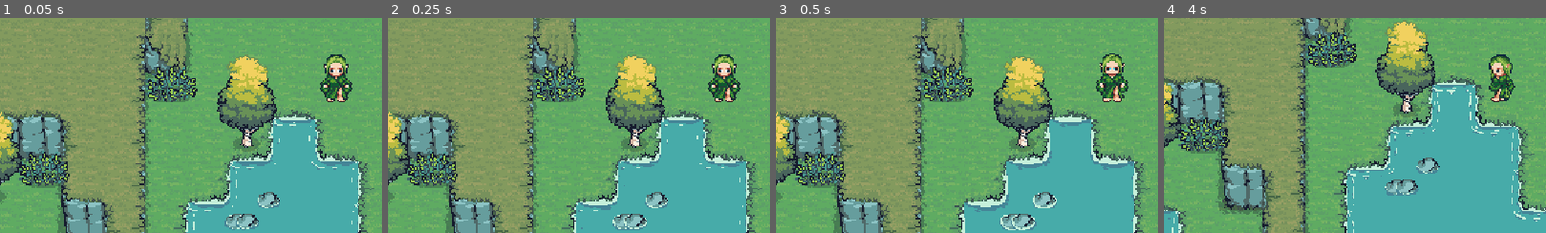
Above: before the commit, frames 1-4 (left to right).
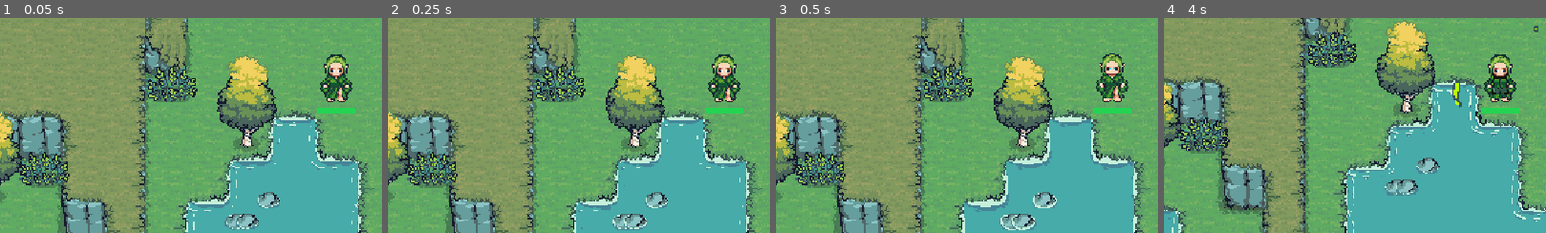
Above: after the commit, the same moments.

Repository: triqanforwork-collab/2DGameProject
Game: Godot game, scene res://scenes/regions/LifeRegion.tscn
Two runs of this game, one before a commit and one after it. Both use one fixed random seed, a clock stepped at 60 frames per second and the inputs below. This scene is started directly instead of the project's main scene.
Inputs (mouse positions are % of the whole screen's width and height, from its top left):
- Up to frame 1 (0.05 s): no input
- Up to frame 2 (0.25 s): no input
- Up to frame 3 (0.5 s): no input
- Up to frame 4 (4 s): tap Enter at 0.5 s; move the mouse to (72, 45) at 0.52 s; hold D (move_right) 0.53-1.28 s; tap Space (attack) at 0.6, 2.3, 2.85 s; click (72, 45) at 0.67 s; tap Shift (dash) at 0.8, 1.35, 3.05, 3.6 s; move the mouse to (30, 55) at 1.27 s; hold S (move_down) 1.28-2.03 s; tap H (heal, bound only after the commit) at 1.55, 2.1, 3.8 s; move the mouse to (60, 28) at 2.02 s; hold D (move_right) 2.03-2.78 s; move the mouse to (45, 70) at 2.77 s; hold W (move_up) 2.78-3.53 s; click (45, 70) at 2.92 s; move the mouse to (80, 65) at 3.52 s; hold A (move_left) from 3.53 s (still down)
The pictures show only the part of the screen within x 6-56%, y 35-85%; the shares and areas given below are measured in that part.

The runs differ from the first frame. In frame 1, 0.3% of the frame differs, in the area x 83-93%, y 41-45%; in frame 2, 0.3%; in frame 3, 0.3%; in frame 4, 1.5%, in the area x 75-98%, y 3-45%.

Commit message:
Add player healing and fix enemy terrain collisions

Diff:
--- a/assets/characters/player_lpc/player_lpc_spriteframes.tres
+++ b/assets/characters/player_lpc/player_lpc_spriteframes.tres
@@ -1,6 +1,8 @@
 [gd_resource type="SpriteFrames" format=3 uid="uid://2hty3e4kclu0"]
 
+[ext_resource type="Texture2D" uid="uid://d0b4igbag4qp7" path="res://assets/characters/player_lpc/standard/castspell.png" id="1_f7gkh"]
 [ext_resource type="Texture2D" uid="uid://gkx6gxr03olx" path="res://assets/characters/player_lpc/standard/kiếm.png" id="1_wfpnu"]
+[ext_resource type="Texture2D" uid="uid://c4xt62fno201m" path="res://assets/characters/player_lpc/standard/Heal_Effect.png" id="3_eepd7"]
 [ext_resource type="Texture2D" uid="uid://cskdsfxp2t07c" path="res://assets/characters/player_lpc/standard/run/run.png" id="10_qsnlt"]
 [ext_resource type="Texture2D" uid="uid://j8frxryxyrmb" path="res://assets/characters/player_lpc/standard/idle/down/1.png" id="tex_idle_down_1"]
 [ext_resource type="Texture2D" uid="uid://boo3klqknfiub" path="res://assets/characters/player_lpc/standard/idle/down/2.png" id="tex_idle_down_2"]
@@ -47,6 +49,34 @@
 [ext_resource type="Texture2D" uid="uid://bslkrjt7w7wng" path="res://assets/characters/player_lpc/standard/walk/up/8.png" id="tex_walk_up_8"]
 [ext_resource type="Texture2D" uid="uid://cu2eac16t27lp" path="res://assets/characters/player_lpc/standard/walk/up/9.png" id="tex_walk_up_9"]
 
+[sub_resource type="AtlasTexture" id="AtlasTexture_ugr7j"]
+atlas = ExtResource("1_f7gkh")
+region = Rect2(0, 128, 64, 64)
+
+[sub_resource type="AtlasTexture" id="AtlasTexture_hnk13"]
+atlas = ExtResource("1_f7gkh")
+region = Rect2(64, 128, 64, 64)
+
+[sub_resource type="AtlasTexture" id="AtlasTexture_iu2ux"]
+atlas = ExtResource("1_f7gkh")
+region = Rect2(128, 128, 64, 64)
+
+[sub_resource type="AtlasTexture" id="AtlasTexture_p12wf"]
+atlas = ExtResource("1_f7gkh")
+region = Rect2(192, 128, 64, 64)
+
+[sub_resource type="AtlasTexture" id="AtlasTexture_mka3w"]
+atlas = ExtResource("1_f7gkh")
+region = Rect2(256, 128, 64, 64)
+
+[sub_resource type="AtlasTexture" id="AtlasTexture_qq7x7"]
+atlas = ExtResource("1_f7gkh")
+region = Rect2(320, 128, 64, 64)
+
+[sub_resource type="AtlasTexture" id="AtlasTexture_6ruac"]
+atlas = ExtResource("1_f7gkh")
+region = Rect2(384, 128, 64, 64)
+
 [sub_resource type="AtlasTexture" id="AtlasTexture_obu8j"]
 atlas = ExtResource("1_wfpnu")
 region = Rect2(0, 756, 128, 126)
@@ -98,6 +128,50 @@
 [sub_resource type="AtlasTexture" id="AtlasTexture_30cms"]
 atlas = ExtResource("1_wfpnu")
 region = Rect2(1536, 756, 128, 126)
+
+[sub_resource type="AtlasTexture" id="AtlasTexture_pfgqk"]
+atlas = ExtResource("3_eepd7")
+region = Rect2(0, 0, 192, 192)
+
+[sub_resource type="AtlasTexture" id="AtlasTexture_ifmyf"]
+atlas = ExtResource("3_eepd7")
+region = Rect2(192, 0, 192, 192)
+
+[sub_resource type="AtlasTexture" id="AtlasTexture_kg5ym"]
+atlas = ExtResource("3_eepd7")
+region = Rect2(384, 0, 192, 192)
+
+[sub_resource type="AtlasTexture" id="AtlasTexture_qxuy5"]
+atlas = ExtResource("3_eepd7")
+region = Rect2(576, 0, 192, 192)
+
+[sub_resource type="AtlasTexture" id="AtlasTexture_qajnj"]
+atlas = ExtResource("3_eepd7")
+region = Rect2(768, 0, 192, 192)
+
+[sub_resource type="AtlasTexture" id="AtlasTexture_iru0o"]
+atlas = ExtResource("3_eepd7")
+region = Rect2(960, 0, 192, 192)
+
+[sub_resource type="AtlasTexture" id="AtlasTexture_o0agk"]
+atlas = ExtResource("3_eepd7")
+region = Rect2(1152, 0, 192, 192)
+
+[sub_resource type="AtlasTexture" id="AtlasTexture_h1dph"]
+atlas = ExtResource("3_eepd7")
+region = Rect2(1344, 0, 192, 192)
+
+[sub_resource type="AtlasTexture" id="AtlasTexture_l3w1u"]
+atlas = ExtResource("3_eepd7")
+region = Rect2(1536, 0, 192, 192)
+
+[sub_resource type="AtlasTexture" id="AtlasTexture_8vb6p"]
+atlas = ExtResource("3_eepd7")
+region = Rect2(1728, 0, 192, 192)
+
+[sub_resource type="AtlasTexture" id="AtlasTexture_263gq"]
+atlas = ExtResource("3_eepd7")
+region = Rect2(1920, 0, 192, 192)
 
 [sub_resource type="AtlasTexture" id="AtlasTexture_6seos"]
 atlas = ExtResource("1_wfpnu")
@@ -385,6 +459,32 @@
 
 [resource]
 animations = [{
+"frames": [{
+"duration": 1.0,
+"texture": SubResource("AtlasTexture_ugr7j")
+}, {
+"duration": 1.0,
+"texture": SubResource("AtlasTexture_hnk13")
+}, {
+"duration": 1.0,
+"texture": SubResource("AtlasTexture_iu2ux")
+}, {
+"duration": 1.0,
+"texture": SubResource("AtlasTexture_p12wf")
+}, {
+"duration": 1.0,
+"texture": SubResource("AtlasTexture_mka3w")
+}, {
+"duration": 1.0,
+"texture": SubResource("AtlasTexture_qq7x7")
+}, {
+"duration": 1.0,
+"texture": SubResource("AtlasTexture_6ruac")
+}],
+"loop": 0,
+"name": &"castspell",
+"speed": 5.0
+}, {
 "frames": [{
 "duration": 1.0,
 "texture": SubResource("AtlasTexture_obu8j")
@@ -431,6 +531,44 @@
 }, {
 "frames": [{
 "duration": 1.0,
+"texture": SubResource("AtlasTexture_pfgqk")
+}, {
+"duration": 1.0,
+"texture": SubResource("AtlasTexture_ifmyf")
+}, {
+"duration": 1.0,
+"texture": SubResource("AtlasTexture_kg5ym")
+}, {
+"duration": 1.0,
+"texture": SubResource("AtlasTexture_qxuy5")
+}, {
+"duration": 1.0,
+"texture": SubResource("AtlasTexture_qajnj")
+}, {
+"duration": 1.0,
+"texture": SubResource("AtlasTexture_iru0o")
+}, {
+"duration": 1.0,
+"texture": SubResource("AtlasTexture_o0agk")
+}, {
+"duration": 1.0,
+"texture": SubResource("AtlasTexture_h1dph")
+}, {
+"duration": 1.0,
+"texture": SubResource("AtlasTexture_l3w1u")
+}, {
+"duration": 1.0,
+"texture": SubResource("AtlasTexture_8vb6p")
+}, {
+"duration": 1.0,
+"texture": SubResource("AtlasTexture_263gq")
+}],
+"loop": 0,
+"name": &"heal_effect",
+"speed": 5.0
+}, {
+"frames": [{
+"duration": 1.0,
 "texture": ExtResource("tex_idle_down_1")
 }, {
 "duration": 1.0,
--- a/project.godot
+++ b/project.godot
@@ -53,6 +53,11 @@
 ]
 }
 
+heal={
+"deadzone": 0.2,
+"events": [Object(InputEventKey,"resource_local_to_scene":false,"resource_name":"","device":-1,"window_id":0,"alt_pressed":false,"shift_pressed":false,"ctrl_pressed":false,"meta_pressed":false,"pressed":false,"keycode":0,"physical_keycode":72,"key_label":0,"unicode":104,"location":0,"echo":false,"script":null)
+]
+}
 [physics]
 
 3d/physics_engine="Jolt Physics"
--- a/resources/tilesets/tiny_swords_terrain.tres
+++ b/resources/tilesets/tiny_swords_terrain.tres
@@ -59,6 +59,8 @@
 7:0/0/physics_layer_0/polygon_0/points = PackedVector2Array(-32, -32, 30.396124, -30.396126, 32, 32, 32, -32)
 8:0/0 = 0
 0:1/0 = 0
+0:1/0/physics_layer_0/polygon_0/points = PackedVector2Array(-32, -32, -32, -32, -32, 32, -32, 32)
+0:1/0/physics_layer_0/polygon_1/points = PackedVector2Array(-32, -32, -30.71148, -32, -31.045002, 32, -32, 32)
 1:1/0 = 0
 2:1/0 = 0
 2:1/0/physics_layer_0/polygon_0/points = PackedVector2Array(28.676765, -32, 28.039507, 32, 32, 32, 32, -32)
@@ -136,10 +138,15 @@
 2:1/0/physics_layer_0/polygon_0/points = PackedVector2Array(28.676765, -32, 28.039507, 32, 32, 32, 32, -32)
 3:1/0 = 0
 5:1/0 = 0
+5:1/0/physics_layer_0/polygon_0/points = PackedVector2Array(-32, -32, -32, -32, -32, 32, -32, 32)
+5:1/0/physics_layer_0/polygon_1/points = PackedVector2Array(-32, -32, -30.71148, -32, -31.045002, 32, -32, 32)
 6:1/0 = 0
 7:1/0 = 0
 7:1/0/physics_layer_0/polygon_0/points = PackedVector2Array(28.676765, -32, 28.039507, 32, 32, 32, 32, -32)
 8:1/0 = 0
+8:1/0/physics_layer_0/polygon_0/points = PackedVector2Array(-32, -32, -32, -32, -32, 32, -32, 32)
+8:1/0/physics_layer_0/polygon_1/points = PackedVector2Array(-32, -32, -30.71148, -32, -31.045002, 32, -32, 32)
+8:1/0/physics_layer_0/polygon_2/points = PackedVector2Array(30.996456, -32, 32, -32, 32, 32, 31.412514, 32)
 0:2/0 = 0
 0:2/0/physics_layer_0/polygon_0/points = PackedVector2Array(-32, -32, -32, 32, 32, 32, -31.066816, 31.168343)
 1:2/0 = 0
@@ -154,6 +161,10 @@
 7:2/0 = 0
 7:2/0/physics_layer_0/polygon_0/points = PackedVector2Array(31.168343, 31.168343, -32, 32, 32, 32, 32, -32)
 8:2/0 = 0
+8:2/0/physics_layer_0/polygon_0/points = PackedVector2Array(-32, -32, -32, -32, -32, 32, -32, 32)
+8:2/0/physics_layer_0/polygon_1/points = PackedVector2Array(-32, -32, -30.71148, -32, -31.045002, 32, -32, 32)
+8:2/0/physics_layer_0/polygon_2/points = PackedVector2Array(30.996456, -32, 32, -32, 32, 32, 31.412514, 32)
+8:2/0/physics_layer_0/polygon_3/points = PackedVector2Array(28.966434, 32, -30.122044, 32, -30.877192, 30.87719, 29.229763, 32)
 0:3/0 = 0
 1:3/0 = 0
 2:3/0 = 0
--- a/scenes/enemies/Bumblebee.tscn
+++ b/scenes/enemies/Bumblebee.tscn
@@ -314,7 +314,7 @@
 
 [node name="Bumblebee" type="CharacterBody2D" unique_id=1875650636]
 collision_layer = 2
-collision_mask = 2
+collision_mask = 3
 script = ExtResource("1_enemy")
 health = 2
 speed = 140.0
--- a/scenes/enemies/Imp.tscn
+++ b/scenes/enemies/Imp.tscn
@@ -337,7 +337,7 @@
 
 [node name="Imp" type="CharacterBody2D" unique_id=970021736]
 collision_layer = 2
-collision_mask = 2
+collision_mask = 3
 script = ExtResource("1_enemy")
 attack_range = 55.0
 
--- a/scenes/player/Player.tscn
+++ b/scenes/player/Player.tscn
@@ -20,27 +20,55 @@
 position = Vector2(0, -18)
 scale = Vector2(1.5, 1.5)
 sprite_frames = ExtResource("2_frames")
-animation = &"up_attack"
+animation = &"idle_down"
 autoplay = "idle_down"
+
+[node name="HealEffect" type="AnimatedSprite2D" parent="." unique_id=1119751624]
+visible = false
+z_index = 10
+texture_filter = 1
+position = Vector2(0, -18)
+scale = Vector2(1.5, 1.5)
+sprite_frames = ExtResource("2_frames")
+animation = &"heal_effect"
 
 [node name="CollisionShape2D" type="CollisionShape2D" parent="." unique_id=1117615316]
 position = Vector2(0, 15)
 shape = SubResource("CircleShape2D_ohjih")
 
-[node name="PlayerHurtbox" type="Area2D" parent="."]
+[node name="HealthBar" type="Node2D" parent="." unique_id=802923085]
+z_index = 20
+position = Vector2(0, 36)
+scale = Vector2(2, 2)
+
+[node name="Background" type="ColorRect" parent="HealthBar" unique_id=1757058044]
+offset_left = -14.0
+offset_right = 14.0
+offset_bottom = 4.0
+color = Color(0.0666667, 0.0666667, 0.0666667, 0.85)
+metadata/_edit_use_anchors_ = true
+
+[node name="Fill" type="ColorRect" parent="HealthBar" unique_id=1311662109]
+offset_left = -14.0
+offset_right = 14.0
+offset_bottom = 4.0
+color = Color(0.145098, 0.827451, 0.321569, 1)
+metadata/_edit_use_anchors_ = true
+
+[node name="PlayerHurtbox" type="Area2D" parent="." unique_id=1458154015]
 collision_layer = 2
 collision_mask = 0
 
-[node name="CollisionShape2D" type="CollisionShape2D" parent="PlayerHurtbox"]
+[node name="CollisionShape2D" type="CollisionShape2D" parent="PlayerHurtbox" unique_id=1924078639]
 position = Vector2(0, 15)
 shape = SubResource("CircleShape2D_ohjih")
 
 [node name="Camera2D" type="Camera2D" parent="." unique_id=917518226]
 
 [node name="PlayerAttackHitbox" type="Area2D" parent="." unique_id=482249444]
+position = Vector2(31, 0)
 collision_layer = 2
 collision_mask = 2
-position = Vector2(31, 0)
 
 [node name="CollisionShape2D" type="CollisionShape2D" parent="PlayerAttackHitbox" unique_id=1723202691]
 position = Vector2(-30, -1)
--- a/scenes/regions/LifeRegion.tscn
+++ b/scenes/regions/LifeRegion.tscn
@@ -232,6 +232,8 @@
 
 [node name="Imp" parent="TileMap" unique_id=970021736 instance=ExtResource("14_kp8qt")]
 position = Vector2(1231, 923)
+collision_mask = 2
 
 [node name="Bumblebee" parent="TileMap" unique_id=1393803582 instance=ExtResource("15_spqxb")]
 position = Vector2(936, 542)
+collision_mask = 2
--- a/scripts/player/player.gd
+++ b/scripts/player/player.gd
@@ -3,6 +3,9 @@
 @export var speed: float = 220.0
 
 @export var max_health: int = 100
+@export var heal_amount: int = 10
+@export var health_bar_width: float = 28.0
+@export var health_bar_height: float = 4.0
 @export var attack_damage: int = 1
 
 @export var dash_speed: float = 1000.0
@@ -17,6 +20,8 @@
 @onready var animated_sprite: AnimatedSprite2D = get_node_or_null("AnimatedSprite2D")
 @onready var attack_hitbox: Area2D = get_hitbox_node("PlayerAttackHitbox", "AttackArea")
 @onready var hurtbox: Area2D = get_hitbox_node("PlayerHurtbox", "Hurtbox")
+@onready var health_bar_fill: ColorRect = get_node_or_null("HealthBar/Fill")
+@onready var heal_effect_sprite: AnimatedSprite2D = get_node_or_null("HealEffect")
 
 var health: int
 
@@ -24,6 +29,7 @@
 var facing_animation_direction_name: String = "down"
 
 var is_attacking: bool = false
+var is_casting: bool = false
 
 var is_dashing: bool = false
 var dash_time_left: float = 0.0
@@ -40,6 +46,7 @@
 func _ready() -> void:
 	add_to_group("player")
 	health = max_health
+	update_health_bar()
 	update_attack_area()
 	update_player_animation(Vector2.ZERO)
 
@@ -48,6 +55,10 @@
 
 	if animated_sprite != null:
 		animated_sprite.animation_finished.connect(_on_animated_sprite_animation_finished)
+
+	if heal_effect_sprite != null:
+		heal_effect_sprite.visible = false
+		heal_effect_sprite.animation_finished.connect(_on_heal_effect_animation_finished)
 
 
 func _physics_process(delta: float) -> void:
@@ -73,6 +84,9 @@
 	if Input.is_action_just_pressed("attack"):
 		attack()
 
+	if Input.is_action_just_pressed("heal"):
+		heal()
+
 	if is_knocked_back:
 		velocity = knockback_direction * knockback_force
 
@@ -84,7 +98,7 @@
 
 	move_and_slide()
 
-	if not is_attacking:
+	if not is_attacking and not is_casting:
 		update_player_animation(facing_direction if is_dashing else direction, is_dashing)
 
 
@@ -133,7 +147,7 @@
 
 
 func attack() -> void:
-	if is_attacking:
+	if is_attacking or is_casting:
 		return
 
 	if not play_attack_animation():
@@ -141,6 +155,48 @@
 
 	is_attacking = true
 	apply_attack_damage()
+
+
+func heal() -> void:
+	if is_attacking or is_casting:
+		return
+
+	if health >= max_health:
+		return
+
+	health = min(health + heal_amount, max_health)
+	update_health_bar()
+	print("Player HP: ", health)
+	play_castspell_animation()
+
+
+func play_castspell_animation() -> void:
+	if animated_sprite == null:
+		return
+
+	if animated_sprite.sprite_frames == null:
+		return
+
+	if not animated_sprite.sprite_frames.has_animation("castspell"):
+		return
+
+	is_casting = true
+	animated_sprite.play("castspell")
+	play_heal_effect_animation()
+
+
+func play_heal_effect_animation() -> void:
+	if heal_effect_sprite == null:
+		return
+
+	if heal_effect_sprite.sprite_frames == null:
+		return
+
+	if not heal_effect_sprite.sprite_frames.has_animation("heal_effect"):
+		return
+
+	heal_effect_sprite.visible = true
+	heal_effect_sprite.play("heal_effect")
 
 
 func apply_attack_damage() -> void:
@@ -192,6 +248,9 @@
 
 
 func start_dash() -> void:
+	if is_casting:
+		return
+
 	if dash_cooldown_left > 0.0:
 		return
 
@@ -234,11 +293,20 @@
 		is_knocked_back = false
 
 
+func update_health_bar() -> void:
+	if health_bar_fill == null:
+		return
+
+	var health_ratio := clampf(float(health) / float(max_health), 0.0, 1.0)
+	health_bar_fill.size = Vector2(health_bar_width * health_ratio, health_bar_height)
+
+
 func take_damage(damage: int, attacker_position: Vector2) -> void:
 	if is_invincible:
 		return
 
 	health -= damage
+	update_health_bar()
 	print("Player HP: ", health)
 
 	if health <= 0:
@@ -259,8 +327,19 @@
 
 
 func _on_animated_sprite_animation_finished() -> void:
-	if not is_attacking:
-		return
-
-	is_attacking = false
-	update_player_animation(Vector2.ZERO)
+	if is_attacking:
+		is_attacking = false
+		update_player_animation(Vector2.ZERO)
+		return
+
+	if is_casting:
+		is_casting = false
+		update_player_animation(Vector2.ZERO)
+
+
+func _on_heal_effect_animation_finished() -> void:
+	if heal_effect_sprite == null:
+		return
+
+	heal_effect_sprite.visible = false
+	heal_effect_sprite.stop()
Binary file added: assets/characters/player_lpc/standard/Heal_Effect.png
Not shown, added: assets/characters/player_lpc/standard/Heal_Effect.png.import
Binary file added: assets/characters/player_lpc/standard/castspell.png
Not shown, added: assets/characters/player_lpc/standard/castspell.png.import
